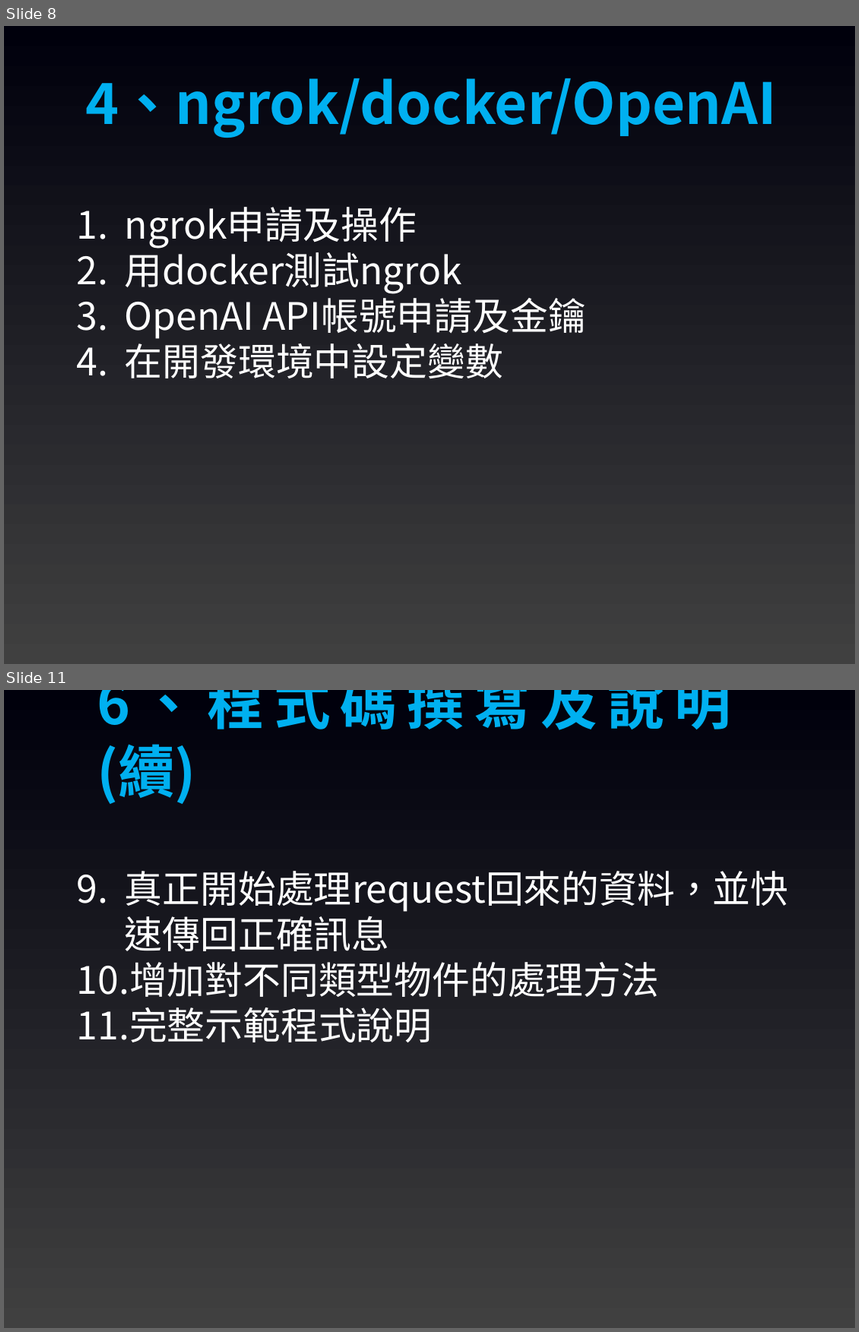
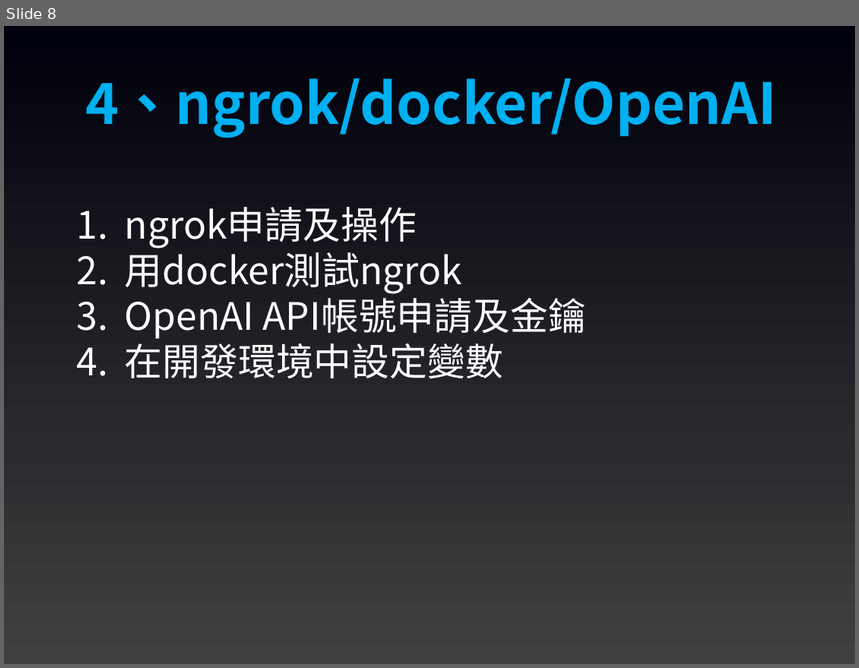
Before and after one commit to joshhu/sculinebot2024, a slide deck: Slides/課程大綱.pptx. Shown one above the other, each under a label of ours: slides 8 and 11 before the commit, slide 8 after it; the slides between them are not shown. The pictures are 859x1332 and 859x668 pixels, drawn with LibreOffice and Linux fonts; fonts in the diff are those of the drawing. Boxes give left, top, right and bottom in pixels: in the first picture for what was removed or moved away, otherwise in the second. Text is boxed around its words. In the diff, an @@ line names an element or a change of style, - is before the commit and + after.

```diff
--- a/Slides/課程大綱.pptx
+++ b/Slides/課程大綱.pptx
@@ slide 11 removed at (4,690,855,1328), background gradient #404040 to #00000C @@
@@ text removed at (97,690,731,804) @@
-6、程式碼撰寫及說明(續)
@@ text removed at (77,871,789,1043) @@
-9. 真正開始處理request回來的資料，並快速傳回正確訊息
-10. 增加對不同類型物件的處理方法
-11. 完整示範程式說明
```
Also in this commit, not shown: 3 slides changed, 1 other slide removed, 12 other files.
